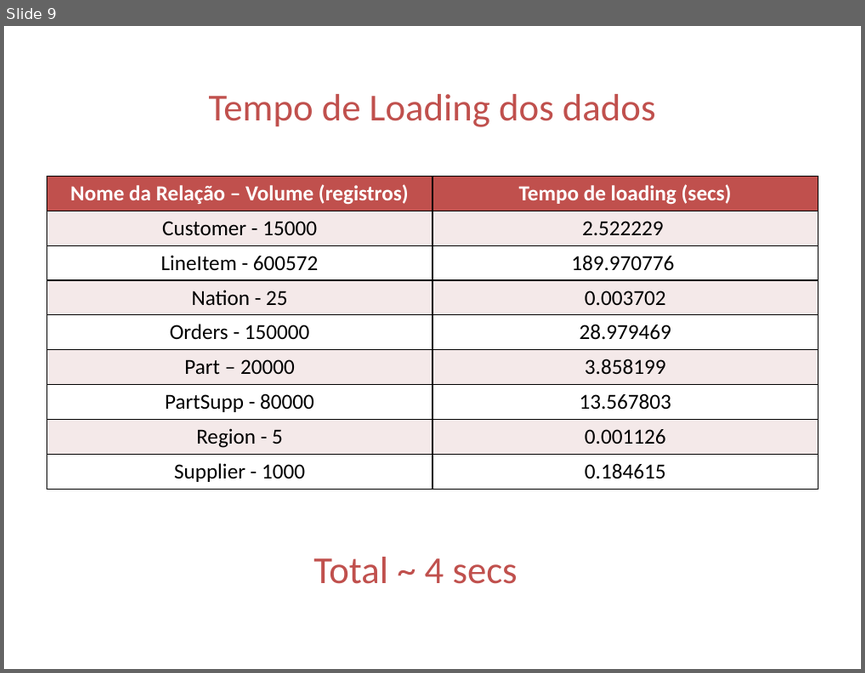
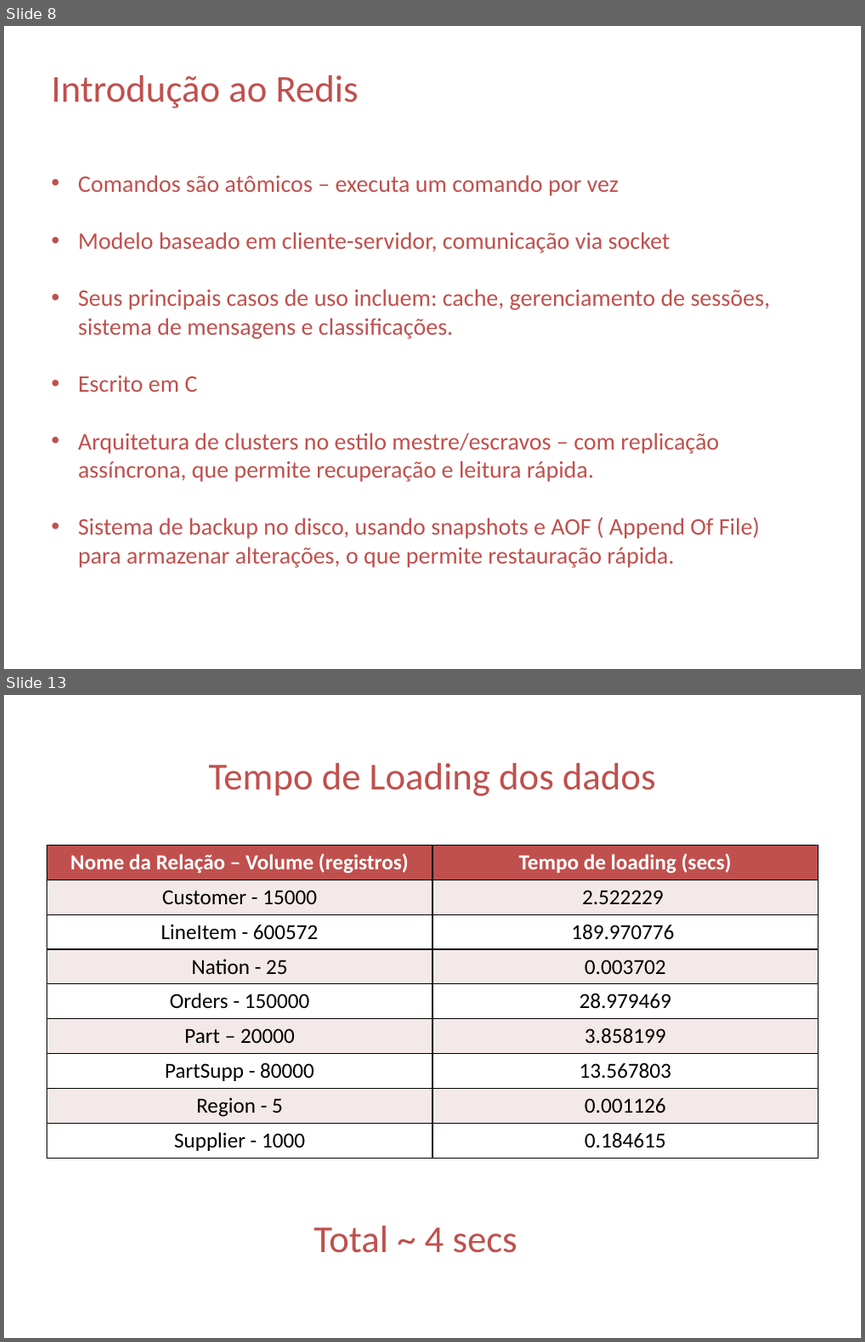
Before and after one commit to carolzamith/trabalhobd_mestrado, a slide deck: apresentaçãoBD.pptx. Shown one above the other, each under a label of ours: slide 9 before the commit, slides 8 and 13 after it; the slides between them are not shown. The pictures are 865x673 and 865x1342 pixels, drawn with LibreOffice and Linux fonts; fonts in the diff are those of the drawing. Boxes give left, top, right and bottom in pixels: in the first picture for what was removed or moved away, otherwise in the second. Text is boxed around its words. In the diff, an @@ line names an element or a change of style, - is before the commit and + after.

```diff
--- a/apresentaçãoBD.pptx
+++ b/apresentaçãoBD.pptx
@@ slide 8 added at (4, 26, 861, 669), background #FFFFFF @@
@@ text added at (52, 75, 358, 108), 32 pt, text #C0504D @@
+Introdução ao Redis
@@ text added at (78, 175, 771, 567), 20 pt, text #C0504D @@
+• Comandos são atômicos – executa um comando por vez
+• Modelo baseado em cliente-servidor, comunicação via socket
+• Seus principais casos de uso incluem: cache, gerenciamento de sessões, sistema de mensagens e classificações.
+• Escrito em C
+• Arquitetura de clusters no estilo mestre/escravos – com replicação assíncrona, que permite recuperação e leitura rápida.
+• Sistema de backup no disco, usando snapshots e AOF ( Append Of File) para armazenar alterações, o que permite restauração rápida.
@@ what was slide 9 is now slide 13 @@
```
Also in this commit, not shown: 4 slides changed, 4 other slides added, 1 slide removed.
